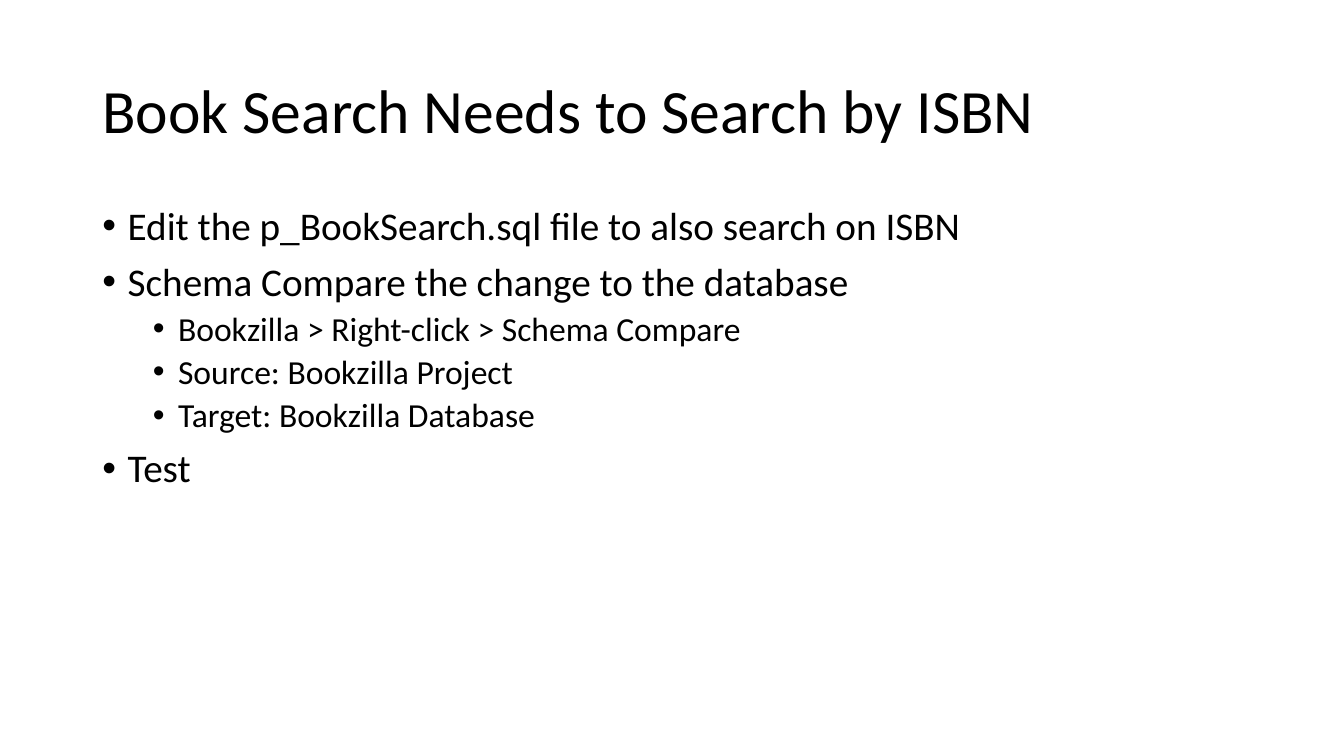
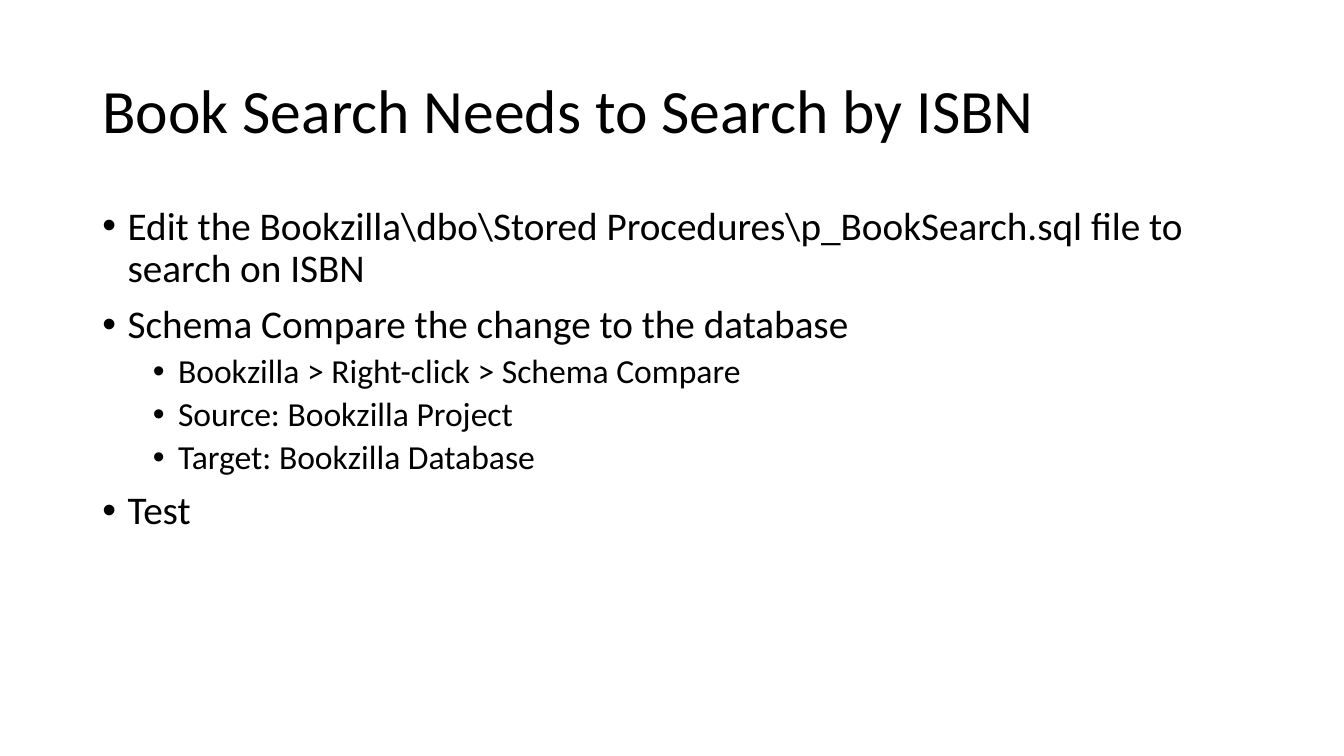
Before and after one commit to ShadowedMists/Bookzilla, a slide deck: slide 9 of UWG - Code and Load - 20181127.pptx. Drawn at 1344x756 pixels with LibreOffice and Linux fonts; fonts in the diff are those of the drawing. Boxes give left, top, right and bottom in pixels: in the first picture for what was removed or moved away, otherwise in the second. Text is boxed around its words. In the diff, an @@ line names an element or a change of style, - is before the commit and + after.

```diff
--- a/UWG - Code and Load - 20181127.pptx
+++ b/UWG - Code and Load - 20181127.pptx
@@ text at (128, 212, 1182, 283): text changed @@
-• Edit the p_BookSearch.sql file to also search on ISBN
+• Edit the Bookzilla\dbo\Stored Procedures\p_BookSearch.sql file to search on ISBN
```
Also in this commit, not shown: 2 other slides changed, 1 slide added.
